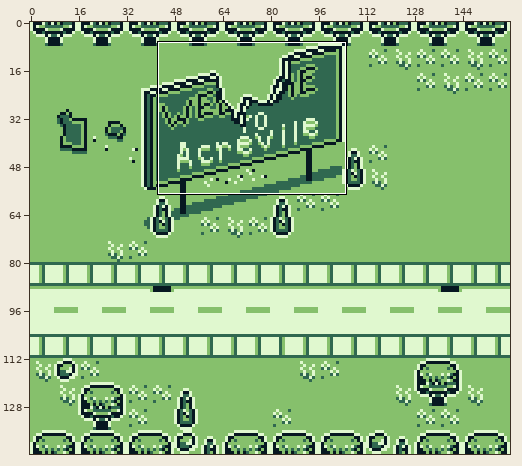
Sprite sheet: assets/backgrounds/Town-Sign.png. The first picture is a wide view before the edit; the outline marks the close-up.
Close-up. First the earlier version:
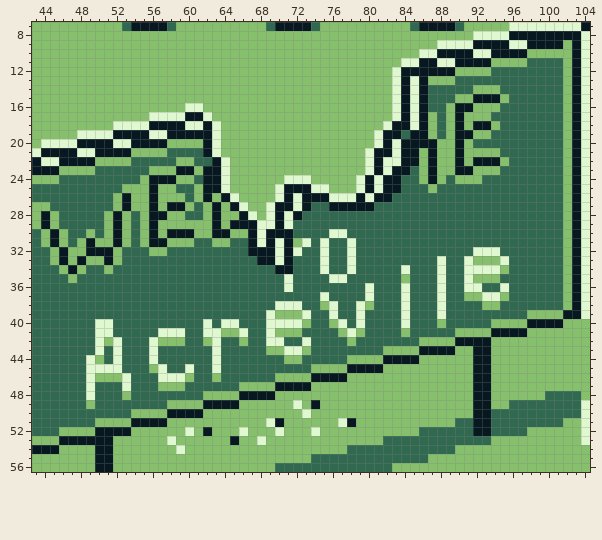
The file is 160x144 pixels. Shown: x 43..104, y 7..56.
After the commit:
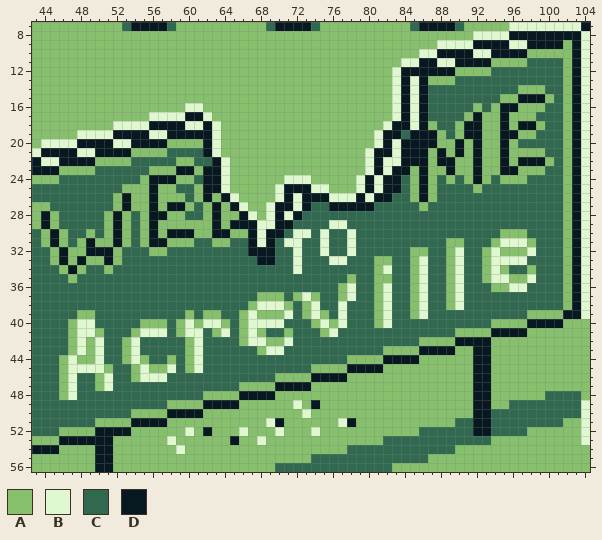
Palette (. is transparent): A #86c06c  B #e0f8cf  C #306850  D #071821
Diff:
Changed rows in their new state; - is an unchanged pixel.
first column x 46:
14 ----------------------------------------------CCC--AAA-
15 --------------------------------------------CCCCC-ADDDA
16 -------------------------------------------CCC-C-DDAAA-
17 -----------------------------------------C-CC-D-ADAAA--
18 -------------------------------------------CAD-A-DADDA-
19 -----------------------------------------DACA-D-ADDAA--
20 ----------------------------------------------DAADA----
21 ----------------------------------------DAD---D--DAAAA-
22 ----------------------------------------DADDA--AADADDDA
23 ---------------------------------------ADA-DAAD--DDAAA-
24 ---------------------------------------ADACAC-DA-AAA---
25 ---------------------------------------AD-----A--------
26 ---------------------------------------ADA-------------
27 ----------------------------------------A--------------
29 -------------------------D----BB-----------------------
30 -------------------------CBB-BCCB----------------AAA---
31 ------------------------CBBC---------------AA---ABBBA--
32 ------------------------CC-------------AA--AB-CA-AAAB--
33 ------------------------CCB--CBBC--AA--AB-CABCC-B-BB---
34 ------------------------CCB--C--C--AB-CAB-CABCCA----A--
35 -------------------------C----CCA--AA-CAB-CABCC-BBAAB--
36 -------------------------C-----AB-CAB-CAB-CABCC-AABB---
37 ----------------------AAA-ABAC-AB-CAB-CAB-CABCCCCC-----
38 ---------------------ABB-ACABCCB-CCAB-CAB-CAB--CC------
39 --AA----------A-AA--ABAA-BCABACB-C-AB-CAB-C------------
40 -ABBCC---AAA-ABA-BACABB--CCCAB---C-AB-C---C------------
41 -ABBAC--ABB-CABBCABCABACC-C--ABCCC----C----------------
42 -ABA-CCAB-CCCCABCC---BBAAB-C----C----------------------
43 -ABA--CAB-C---AB-C----ABBCCC---------------------------
44 ABAAB-CABAC-A-AB-C-------CC----------------------------
45 ABB--AC-AB-AB-AB-C-------------------------------------
46 AB-C-BCCABB-CCC--C-------------------------------------
47 AB-CAB-C---CCC-----------------------------------------
48 AB-C---C-----------------------------------------------
49 ---C---------------------------------------------------
